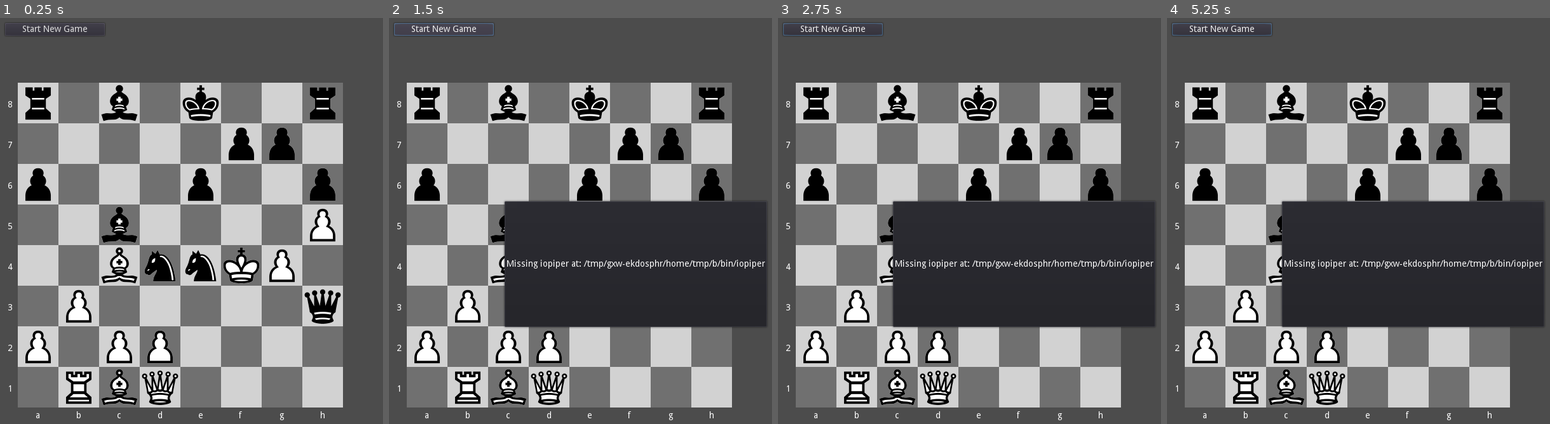
Above: before the commit, frames 1-4 (left to right).
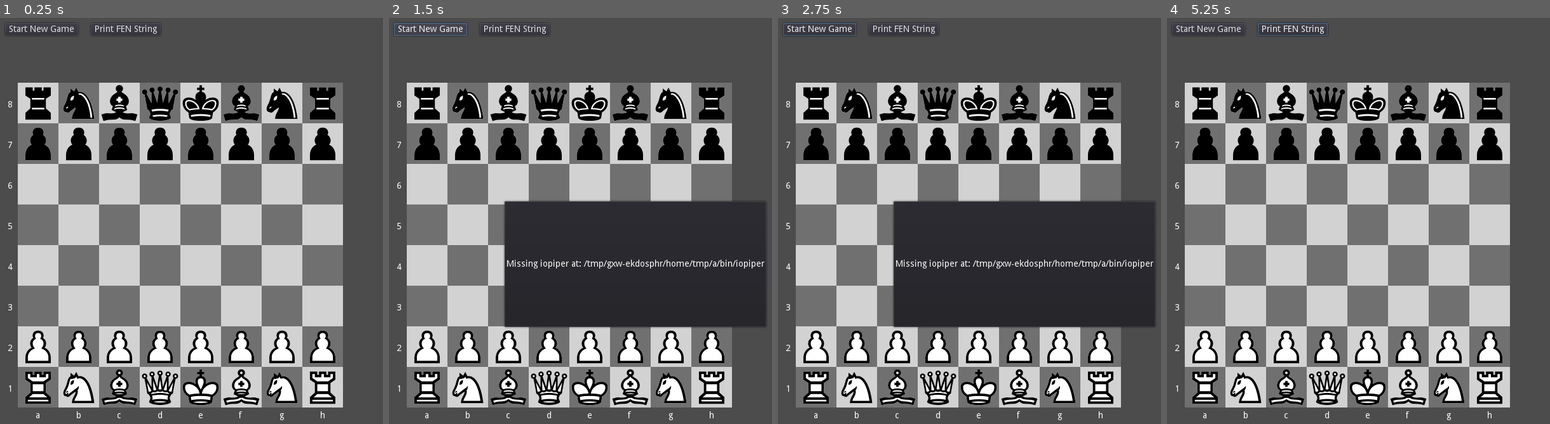
Above: after the commit, the same moments.

Repository: andrew-wilkes/godot-chess
Game: Godot game, scene res://Main.tscn
Same seed, same stepped clock (60 frames per second), same inputs: the game is played once before the commit and once after it.
Inputs (mouse positions are in pixels of both pictures, inside the frame that each line leads up to):
- Up to frame 1 (0.25 s): no input
- Up to frame 2 (1.5 s): click (515, 30) at 0.5 s, where only the run after the commit has a clickable "Print FEN String"; click "Start New Game" at 1.25 s
- Up to frame 3 (2.75 s): click "Start New Game" at 2 s
- Up to frame 4 (5.25 s): click (1293, 30) at 2.75 s, where only the run after the commit has a clickable "Print FEN String"; click "Start New Game" at 3.5 s; click (1293, 30) at 4.25 s, where only the run after the commit has a clickable "Print FEN String"; tap Enter at 5 s; move the mouse to (1527, 237) at 5.02 s; click (1527, 237) at 5.17 s

The runs differ from the first frame. In frame 1, 13% of the frame differs, in the area x 2-90%, y 1-96%; in frame 2, 10%; in frame 3, 11%; in frame 4, 32%, in the area x 1-99%, y 1-96%.

Commit message:
Implement pawn promotion

Diff:
--- a/src/Board.gd
+++ b/src/Board.gd
@@ -29,9 +29,9 @@
 	grid.resize(num_squares)
 	draw_tiles()
 	#hide_labels()
-	# Set standard board layout using Forsyth Edwards encoded string
-	setup_pieces("r1b1k2r/5pp1/p3p2p/2b4P/2BnnKP1/1P41q/P1PP4/1RBQ4 w qk - 43 21")
-	#setup_pieces()
+	# Set board layout using Forsyth Edwards encoded string
+	#setup_pieces("r1b1k2r/5pp1/p3p2p/2b4P/2BnnKP1/1P41q/P1PP4/1RBQ4 w qk - 43 21")
+	setup_pieces()
 	#test_square_is_white()
 	#test_highlight_square()
 	#print(position_to_move(Vector2(0, 0)))
@@ -416,12 +416,13 @@
 # Check if it is valid to move to the new position of a piece
 # Return true/false and null/piece that occupies the position plus
 # castling and passant flags to indicate to check for these situations
-func get_position_info(p: Piece, offset_divisor = square_width):
+func get_position_info(p: Piece, playing = true, offset_divisor = square_width):
 	var castling = false
 	var passant = false
 	var x: int
 	var y: int
-	if p.side == "B":
+	 # Set playing to false to allow manual movement of black pieces
+	if p.side == "B" and playing:
 		x = int(p.new_pos.x - p.pos.x)
 		y = int(p.new_pos.y - p.pos.y)
 	else:
--- a/src/Main.gd
+++ b/src/Main.gd
@@ -130,6 +130,8 @@
 	var pos1 = board.move_to_position(move.substr(0, 2))
 	var p: Piece = board.get_piece_in_grid(pos1.x, pos1.y)
 	p.new_pos = board.move_to_position(move.substr(2, 2))
+	if move.length() == 5:
+		p.promote_to = move[4]
 	try_to_make_a_move(p)
 
 
@@ -155,7 +157,7 @@
 
 
 func try_to_make_a_move(piece: Piece):
-	var info = board.get_position_info(piece)
+	var info = board.get_position_info(piece, state != IDLE)
 	print(info.ok)
 	# Try to drop the piece
 	# Also check for castling and passant
@@ -236,6 +238,9 @@
 		piece.obj.position = Vector2(0, 0)
 		piece.obj.z_index = 0
 		selected_piece = null
+		if piece.key == "P":
+			if piece.side == "B" and piece.pos.y == 7 or piece.side == "W" and piece.pos.y == 0:
+				Pieces.promote(piece)
 
 
 func _on_Start_button_down():
@@ -247,3 +252,7 @@
 		handle_state(DONE, packet)
 	else:
 		handle_state(ERROR)
+
+
+func _on_Fen_button_down():
+	print(board.get_fen("w"))
--- a/src/Main.tscn
+++ b/src/Main.tscn
@@ -28,18 +28,29 @@
 }
 
 [node name="VBox" type="VBoxContainer" parent="HBox"]
-margin_right = 157.0
+margin_right = 245.0
 margin_bottom = 760.0
 custom_constants/separation = 20
 
-[node name="Start" type="Button" parent="HBox/VBox"]
-margin_right = 157.0
+[node name="HBox" type="HBoxContainer" parent="HBox/VBox"]
+margin_right = 245.0
+margin_bottom = 20.0
+custom_constants/separation = 20
+
+[node name="Start" type="Button" parent="HBox/VBox/HBox"]
+margin_right = 115.0
 margin_bottom = 20.0
 text = "Start New Game"
 
+[node name="Fen" type="Button" parent="HBox/VBox/HBox"]
+margin_left = 135.0
+margin_right = 245.0
+margin_bottom = 20.0
+text = "Print FEN String"
+
 [node name="Ponder" type="HBoxContainer" parent="HBox/VBox"]
 margin_top = 40.0
-margin_right = 157.0
+margin_right = 245.0
 margin_bottom = 54.0
 custom_constants/separation = 20
 
@@ -58,7 +69,7 @@
 anchor_right = 0.0
 anchor_bottom = 0.0
 margin_top = 74.0
-margin_right = 157.0
+margin_right = 245.0
 margin_bottom = 74.0
 
 [node name="Engine" parent="." instance=ExtResource( 4 )]
@@ -73,5 +84,6 @@
 margin_bottom = 220.0
 size_flags_horizontal = 5
 size_flags_vertical = 5
-[connection signal="button_down" from="HBox/VBox/Start" to="." method="_on_Start_button_down"]
+[connection signal="button_down" from="HBox/VBox/HBox/Start" to="." method="_on_Start_button_down"]
+[connection signal="button_down" from="HBox/VBox/HBox/Fen" to="." method="_on_Fen_button_down"]
 [connection signal="done" from="Engine" to="." method="_on_Engine_done"]
--- a/src/Pieces.gd
+++ b/src/Pieces.gd
@@ -12,6 +12,15 @@
 	var p = get_child(i).duplicate()
 	p.position = Vector2(0, 0)
 	return p
+
+
+func promote(p: Piece):
+	p.key = p.promote_to.to_upper()
+	var parent = p.obj.get_parent()
+	p.obj.queue_free() # Delete pawn
+	# Now add the new piece in place of the pawn
+	p.obj = get_piece(p.key, p.side)
+	parent.add_child(p.obj)
 
 
 # Edit this to start in the game or as a Tool script when the scene is loaded
--- a/src/piece.gd
+++ b/src/piece.gd
@@ -10,3 +10,4 @@
 var pos = Vector2(0, 0) # position in grid
 var new_pos = Vector2(0, 0) # position to move to in grid coors
 var tagged = false # Used to indicate if castling is enabled for Rook or King
+var promote_to = "q" # Value to promote a pawn to
